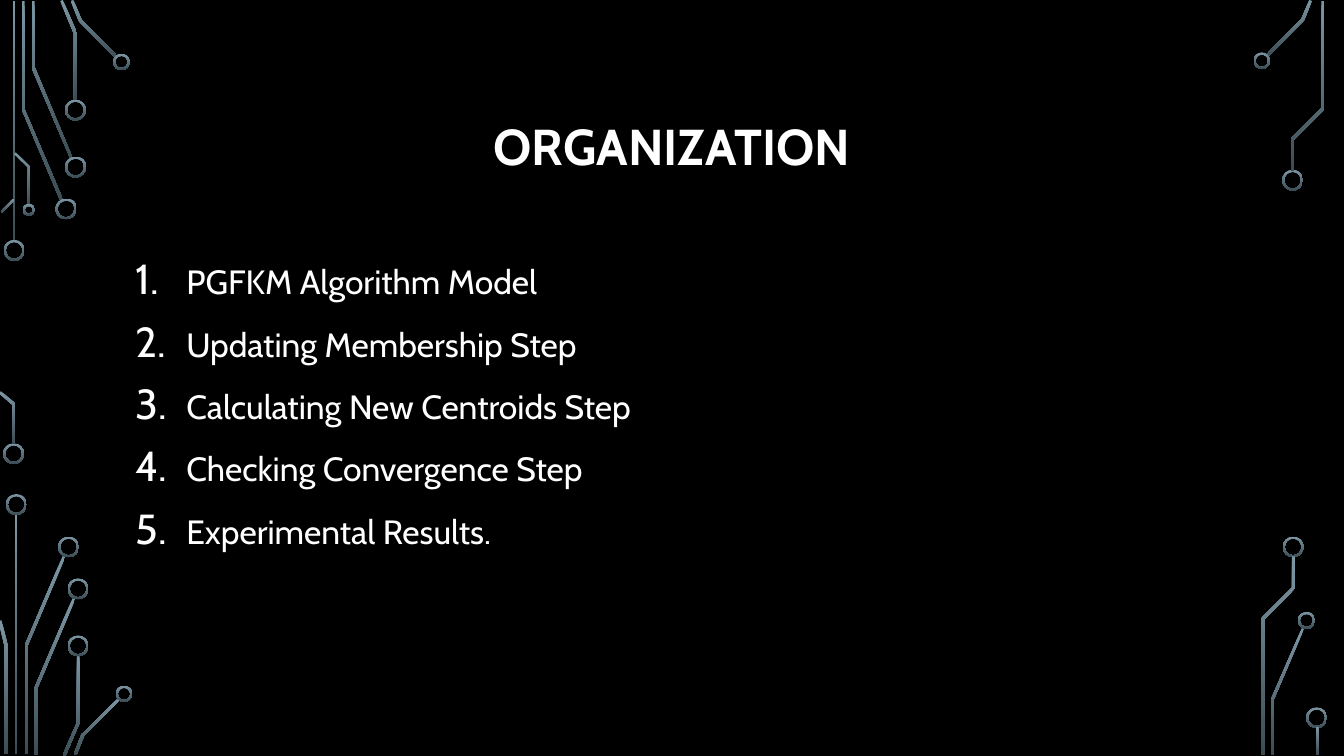
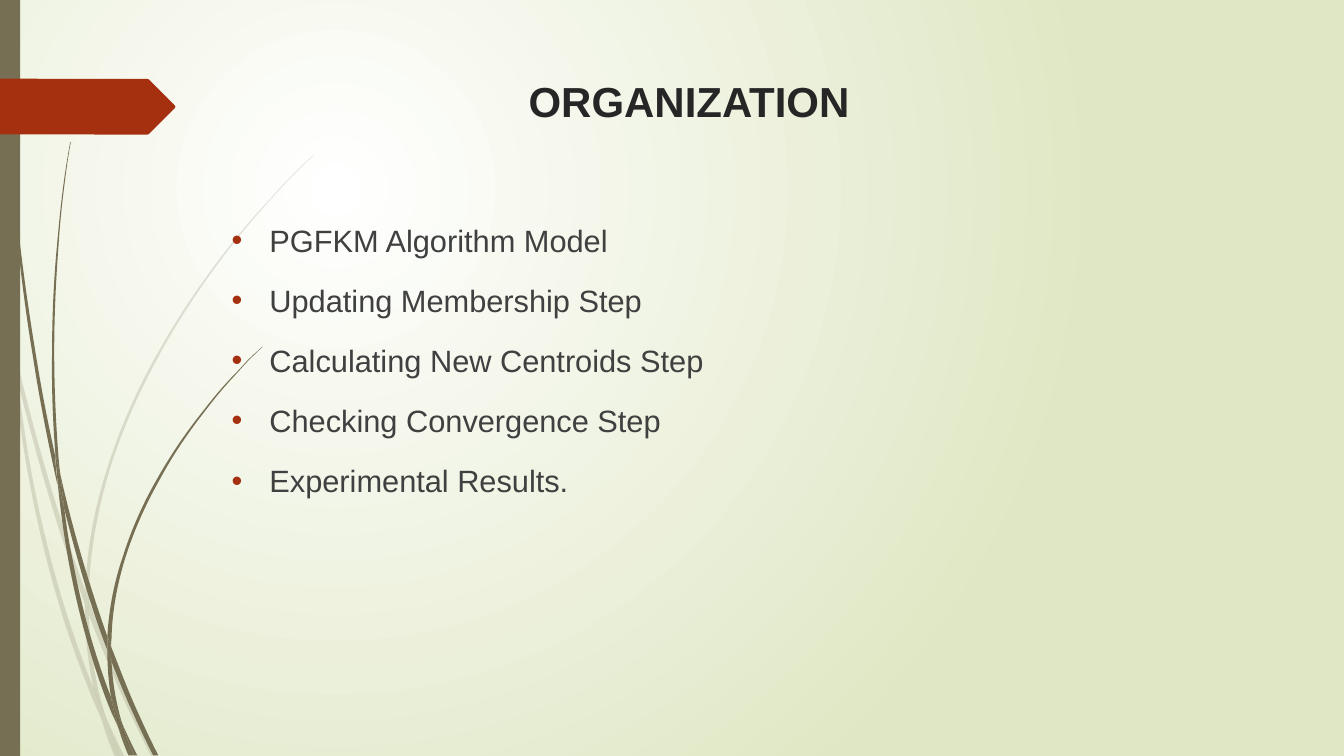
Before and after one commit to trungvdhp/master-ntou, a slide deck: slide 4 of ImageProcessing/Speeding up GFKM.pptx. Drawn at 1344x756 pixels with LibreOffice and Linux fonts; fonts in the diff are those of the drawing; background and template pictures are left out. Boxes give left, top, right and bottom in pixels: in the first picture for what was removed or moved away, otherwise in the second. Text is boxed around its words. In the diff, an @@ line names an element or a change of style, - is before the commit and + after.

```diff
--- a/ImageProcessing/Speeding up GFKM.pptx
+++ b/ImageProcessing/Speeding up GFKM.pptx
@@ background picture (left out) to gradient #FFFFFF to #DFE8C4 @@
@@ rectangle added at (0,0,20,756), fill #766F54 @@
@@ freeform shape added at (0,79,175,134), fill #A53010 @@
@@ title "ORGANIZATION": place and size @@
-title "ORGANIZATION" at (493,129,850,166)
+title "ORGANIZATION" at (529,87,850,118)
@@ title "ORGANIZATION" at (529,87,850,118): size 36 to 30 pt, font Cabin to Arial, text colour #FFFFFF to #262626; line spacing 0.9 to 1; vertical alignment middle to top @@
@@ text "PGFKM Algorithm Model": place and size @@
-text "PGFKM Algorithm Model" at (186,268,631,552)
+text "PGFKM Algorithm Model" at (269,229,703,498)
@@ text "PGFKM Algorithm Model" at (269,229,703,498): size 24 to 22 pt, font Cabin to Arial, text colour #FFFFFF to #404040; bullet 1. to •; line spacing 1.2 to 1.25 @@
@@ fill gradient #7C96A3 to #3B4C54 to #766F54 in 5 elements at (111,697,134,755), (107,636,111,661), (123,725,138,756), (57,481,118,728), (55,453,65,509) @@
@@ freeform shape: place and size @@
-freeform shape at (0,391,15,445)
+freeform shape at (55,453,65,509)
@@ freeform shape: place and size @@
-freeform shape at (24,556,65,754)
+freeform shape at (57,481,118,728)
@@ fill gradient #7C96A3 to #3B4C54 to #766F54 at 20% opacity in 3 elements at (89,601,156,756), (85,604,106,717), (85,591,89,615) @@
@@ freeform shape: place and size @@
-freeform shape at (68,579,89,600)
+freeform shape at (85,591,89,615)
@@ freeform shape: place and size @@
-freeform shape at (63,655,80,756)
+freeform shape at (85,604,106,717)
@@ freeform shape: place and size @@
-freeform shape at (34,598,76,755)
+freeform shape at (89,601,156,756)
@@ freeform shape: place and size @@
-freeform shape at (68,635,89,656)
+freeform shape at (107,636,111,661)
@@ group added at (3,0,262,756): 7 freeform shapes @@
@@ group added at (0,154,315,756): 7 freeform shapes @@
@@ freeform shape: place and size @@
-freeform shape at (74,698,120,755)
+freeform shape at (111,697,134,755)
@@ freeform shape: place and size @@
-freeform shape at (116,686,133,702)
+freeform shape at (123,725,138,756)
@@ group removed at (0,0,1328,755): 25 freeform shapes, 3 rectangles @@
```
Also in this commit, not shown: 26 other slides changed, 1 slide added.
